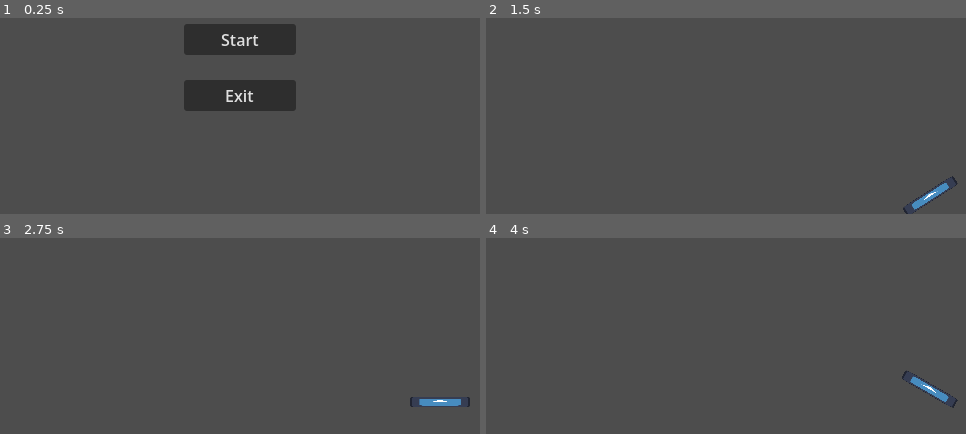
Above: before the commit, frames 1-4 (two rows, left to right).
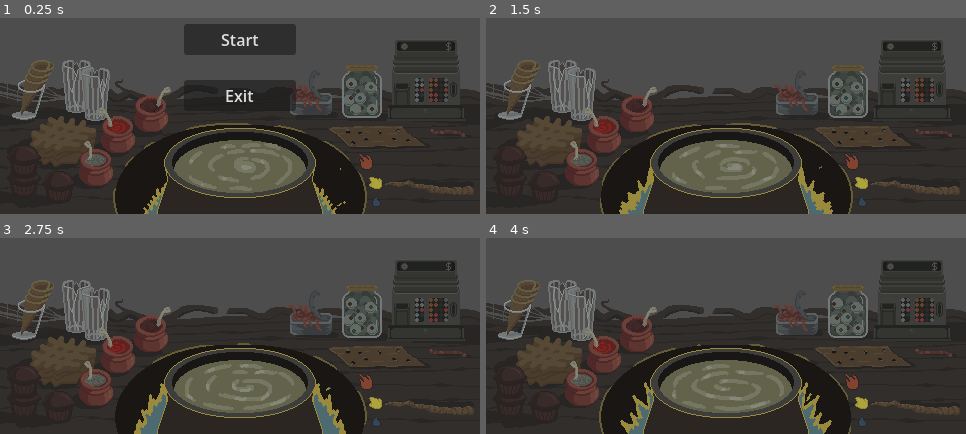
Above: after the commit, the same moments.

Repository: KiberDimon/OurTvorenie
Game: Godot game, scene res://scenes/main.tscn
Two runs of this game, one before a commit and one after it. Both use one fixed random seed, a clock stepped at 60 frames per second and the inputs below. The engine's default icon, where the game draws it, is replaced by a stand-in: a white triangle on a blue panel in a dark square.
Inputs (mouse positions are in pixels of both pictures, inside the frame that each line leads up to):
- Up to frame 1 (0.25 s): no input
- Up to frame 2 (1.5 s): click "Start" at 0.5 s; click (927, 182) at 1.27 s
- Up to frame 3 (2.75 s): click (441, 414) at 2.02 s
- Up to frame 4 (4 s): click (927, 402) at 2.77 s; move the mouse to (831, 285) at 3.52 s

The runs differ from the first frame. In frame 1, 56% of the frame differs, in the area x 0-100%, y 11-100%; in frame 2, 58%; in frame 3, 58%; in frame 4, 58%.

Commit message:
animation_and_hitbox_ingredients

Diff:
--- a/project.godot
+++ b/project.godot
@@ -30,4 +30,5 @@
 
 [rendering]
 
+textures/canvas_textures/default_texture_filter=0
 rendering_device/driver.windows="d3d12"
--- a/scenes/game_level.tscn
+++ /dev/null
@@ -1,23 +0,0 @@
-[gd_scene format=3 uid="uid://bu6nnecjif58c"]
-
-[ext_resource type="Script" uid="uid://hy1ffqeb8pkn" path="res://scripts/button_of_temp.gd" id="1_h3dka"]
-[ext_resource type="Texture2D" uid="uid://coxfn4vjoty7y" path="res://assets/icon.svg" id="2_6fv2f"]
-
-[node name="GameLevel" type="Node2D" unique_id=765427999]
-
-[node name="Background" type="CanvasLayer" parent="." unique_id=1673047553]
-
-[node name="magicwand" type="Sprite2D" parent="." unique_id=1458985060]
-position = Vector2(466, 238)
-scale = Vector2(0.46875, 0.082031295)
-texture = ExtResource("2_6fv2f")
-offset = Vector2(-55.275, 0)
-
-[node name="ReleOfFire" type="TextureButton" parent="magicwand" unique_id=1054697891]
-offset_left = -121.60004
-offset_top = -85.33333
-offset_right = 10.666626
-offset_bottom = 85.333176
-script = ExtResource("1_h3dka")
-
-[connection signal="pressed" from="magicwand/ReleOfFire" to="magicwand/ReleOfFire" method="_on_pressed"]
--- a/scenes/main.tscn
+++ b/scenes/main.tscn
@@ -1,13 +1,229 @@
 [gd_scene format=3 uid="uid://dbtiih3qvmdr2"]
 
 [ext_resource type="Script" uid="uid://d0pbo6ynaj6gl" path="res://scripts/main.gd" id="1_0wfyh"]
-[ext_resource type="PackedScene" uid="uid://bu6nnecjif58c" path="res://scenes/game_level.tscn" id="1_o5qli"]
+[ext_resource type="Texture2D" uid="uid://cp2quhe2nn2aj" path="res://assets/3 Ледяной котел/Мд анимация стола3.png" id="2_j2jfr"]
+[ext_resource type="Texture2D" uid="uid://dq22ooe7w1rw1" path="res://assets/3 Ледяной котел/Мд анимация стола4.png" id="3_bjg73"]
+[ext_resource type="Texture2D" uid="uid://ctmmi4qhxjjah" path="res://assets/3 Ледяной котел/Мд анимация стола5.png" id="4_bu4jf"]
+[ext_resource type="Texture2D" uid="uid://leuo1x4ma35y" path="res://assets/3 Ледяной котел/Мд анимация стола6.png" id="5_o7ddy"]
+[ext_resource type="Texture2D" uid="uid://cjdmrkl675x17" path="res://assets/3 Ледяной котел/Мд анимация стола7.png" id="6_0loja"]
+[ext_resource type="Texture2D" uid="uid://bfdfa6hdn276g" path="res://assets/3 Ледяной котел/Мд анимация стола8.png" id="7_ids8r"]
+[ext_resource type="Texture2D" uid="uid://jp7x6x0jvpfg" path="res://assets/3 Ледяной котел/Мд анимация стола9.png" id="8_dnhof"]
+[ext_resource type="Texture2D" uid="uid://dpawsp6ft7hvx" path="res://assets/3 Ледяной котел/Мд анимация стола10.png" id="9_1v6qk"]
+[ext_resource type="Texture2D" uid="uid://chvqpvthaj3xw" path="res://assets/3 Ледяной котел/Мд анимация стола11.png" id="10_augu2"]
+[ext_resource type="Texture2D" uid="uid://dk0nuopad6a04" path="res://assets/3 Ледяной котел/Мд анимация стола12.png" id="11_tm6hj"]
+[ext_resource type="Texture2D" uid="uid://dcfieokdnhqiw" path="res://assets/3 Ледяной котел/Мд анимация стола13.png" id="12_kf5aa"]
+[ext_resource type="Texture2D" uid="uid://d2l7wd7sjqd8g" path="res://assets/3 Ледяной котел/Мд анимация стола14.png" id="13_t5ykj"]
+[ext_resource type="Texture2D" uid="uid://bgf6mkbbgd226" path="res://assets/3 Ледяной котел/Мд анимация стола15.png" id="14_e755i"]
+[ext_resource type="Texture2D" uid="uid://cocxf8mc2jgt5" path="res://assets/3 Ледяной котел/Мд анимация стола16.png" id="15_ro3en"]
+[ext_resource type="Texture2D" uid="uid://y22s4tn0c5w7" path="res://assets/3 Ледяной котел/Мд анимация стола17.png" id="16_od4ux"]
+[ext_resource type="Texture2D" uid="uid://cngsd1wcc5uw1" path="res://assets/3 Ледяной котел/Мд анимация стола18.png" id="17_xhfw6"]
+[ext_resource type="Texture2D" uid="uid://dhuchqktopnsu" path="res://assets/1 Горячий котел/Мд анимация стола1.png" id="18_1epgm"]
+[ext_resource type="Texture2D" uid="uid://cir5qjbcm6umg" path="res://assets/1 Горячий котел/Мд анимация стола2.png" id="19_152kg"]
+[ext_resource type="Texture2D" uid="uid://by35650p1qswb" path="res://assets/1 Горячий котел/Мд анимация стола3.png" id="20_r4e17"]
+[ext_resource type="Texture2D" uid="uid://c0v7l1w4v4klb" path="res://assets/1 Горячий котел/Мд анимация стола4.png" id="21_y57op"]
+[ext_resource type="Texture2D" uid="uid://d252phtsxkpg" path="res://assets/1 Горячий котел/Мд анимация стола5.png" id="22_mlv25"]
+[ext_resource type="Texture2D" uid="uid://bi7gisxrudct8" path="res://assets/1 Горячий котел/Мд анимация стола6.png" id="23_a82wo"]
+[ext_resource type="Texture2D" uid="uid://c17882e6s5by6" path="res://assets/1 Горячий котел/Мд анимация стола7.png" id="24_gdvew"]
+[ext_resource type="Texture2D" uid="uid://bsuc8jtshllae" path="res://assets/1 Горячий котел/Мд анимация стола8.png" id="25_kjtvk"]
+[ext_resource type="Texture2D" uid="uid://dpowe6xsn8yy5" path="res://assets/1 Горячий котел/Мд анимация стола9.png" id="26_xrs0c"]
+[ext_resource type="Texture2D" uid="uid://dxrq8hu61jdcd" path="res://assets/1 Горячий котел/Мд анимация стола10.png" id="27_xljpf"]
+[ext_resource type="Texture2D" uid="uid://dpln6nbcb0ekn" path="res://assets/1 Горячий котел/Мд анимация стола11.png" id="28_j4bwh"]
+[ext_resource type="Texture2D" uid="uid://cu30gk4cajtnl" path="res://assets/1 Горячий котел/Мд анимация стола12.png" id="29_ksmap"]
+[ext_resource type="Texture2D" uid="uid://boi8inbyibfew" path="res://assets/1 Горячий котел/Мд анимация стола13.png" id="30_ygd8o"]
+[ext_resource type="Texture2D" uid="uid://b7l6xjodmqded" path="res://assets/1 Горячий котел/Мд анимация стола14.png" id="31_2s0kr"]
+[ext_resource type="Texture2D" uid="uid://bve1nu54722s2" path="res://assets/1 Горячий котел/Мд анимация стола15.png" id="32_xaipn"]
+[ext_resource type="Texture2D" uid="uid://c0ctdw1gc4ult" path="res://assets/1 Горячий котел/Мд анимация стола16.png" id="33_ndrjj"]
+[ext_resource type="Texture2D" uid="uid://bgudt78c0f6ec" path="res://assets/2 Средний котел/Мд анимация стола2.png" id="34_ih3m7"]
+[ext_resource type="Texture2D" uid="uid://dogm30in0gaq5" path="res://assets/2 Средний котел/Мд анимация стола3.png" id="35_11yus"]
+[ext_resource type="Texture2D" uid="uid://bca862nw0spf0" path="res://assets/2 Средний котел/Мд анимация стола4.png" id="36_b6ruc"]
+[ext_resource type="Texture2D" uid="uid://h2jabs13elh5" path="res://assets/2 Средний котел/Мд анимация стола5.png" id="37_155or"]
+[ext_resource type="Texture2D" uid="uid://dd3tqg1maiq3d" path="res://assets/2 Средний котел/Мд анимация стола6.png" id="38_vtx2l"]
+[ext_resource type="Texture2D" uid="uid://bxlbrmmfmr35q" path="res://assets/2 Средний котел/Мд анимация стола7.png" id="39_63lxy"]
+[ext_resource type="Texture2D" uid="uid://cw7gwus0x52ce" path="res://assets/2 Средний котел/Мд анимация стола8.png" id="40_fjhjs"]
+[ext_resource type="Texture2D" uid="uid://bk23lml52vlq0" path="res://assets/2 Средний котел/Мд анимация стола9.png" id="41_bfu41"]
+[ext_resource type="Texture2D" uid="uid://dodqmjprampa1" path="res://assets/2 Средний котел/Мд анимация стола10.png" id="42_r4ag1"]
+[ext_resource type="Texture2D" uid="uid://5g4lus0j08cx" path="res://assets/2 Средний котел/Мд анимация стола11.png" id="43_v0wtd"]
+[ext_resource type="Texture2D" uid="uid://cc0s5cg6ldepp" path="res://assets/2 Средний котел/Мд анимация стола12.png" id="44_sgvw8"]
+[ext_resource type="Texture2D" uid="uid://ceq25l5i0d4ae" path="res://assets/2 Средний котел/Мд анимация стола13.png" id="45_6nfnn"]
+[ext_resource type="Texture2D" uid="uid://dnmqqxkoqqsrj" path="res://assets/2 Средний котел/Мд анимация стола14.png" id="46_4ue30"]
+[ext_resource type="Texture2D" uid="uid://byp3loop1jjlg" path="res://assets/2 Средний котел/Мд анимация стола15.png" id="47_k42av"]
+[ext_resource type="Texture2D" uid="uid://bqlbgl0i1ipb0" path="res://assets/2 Средний котел/Мд анимация стола16.png" id="48_gr8w0"]
+[ext_resource type="Texture2D" uid="uid://d4knm1gp51vuq" path="res://assets/2 Средний котел/Мд анимация стола17.png" id="49_673bd"]
+[ext_resource type="Script" uid="uid://cfvc8p0oldf3t" path="res://scripts/table.gd" id="50_akjxb"]
+[ext_resource type="PackedScene" uid="uid://bsy6hckwvqxh0" path="res://scenes/main_ui.tscn" id="51_bjg73"]
+
+[sub_resource type="SpriteFrames" id="SpriteFrames_vrx01"]
+animations = [{
+"frames": [{
+"duration": 1.0,
+"texture": ExtResource("2_j2jfr")
+}, {
+"duration": 1.0,
+"texture": ExtResource("3_bjg73")
+}, {
+"duration": 1.0,
+"texture": ExtResource("4_bu4jf")
+}, {
+"duration": 1.0,
+"texture": ExtResource("5_o7ddy")
+}, {
+"duration": 1.0,
+"texture": ExtResource("6_0loja")
+}, {
+"duration": 1.0,
+"texture": ExtResource("7_ids8r")
+}, {
+"duration": 1.0,
+"texture": ExtResource("8_dnhof")
+}, {
+"duration": 1.0,
+"texture": ExtResource("9_1v6qk")
+}, {
+"duration": 1.0,
+"texture": ExtResource("10_augu2")
+}, {
+"duration": 1.0,
+"texture": ExtResource("11_tm6hj")
+}, {
+"duration": 1.0,
+"texture": ExtResource("12_kf5aa")
+}, {
+"duration": 1.0,
+"texture": ExtResource("13_t5ykj")
+}, {
+"duration": 1.0,
+"texture": ExtResource("14_e755i")
+}, {
+"duration": 1.0,
+"texture": ExtResource("15_ro3en")
+}, {
+"duration": 1.0,
+"texture": ExtResource("16_od4ux")
+}, {
+"duration": 1.0,
+"texture": ExtResource("17_xhfw6")
+}],
+"loop": true,
+"name": &"cold",
+"speed": 12.0
+}, {
+"frames": [{
+"duration": 1.0,
+"texture": ExtResource("18_1epgm")
+}, {
+"duration": 1.0,
+"texture": ExtResource("19_152kg")
+}, {
+"duration": 1.0,
+"texture": ExtResource("20_r4e17")
+}, {
+"duration": 1.0,
+"texture": ExtResource("21_y57op")
+}, {
+"duration": 1.0,
+"texture": ExtResource("22_mlv25")
+}, {
+"duration": 1.0,
+"texture": ExtResource("23_a82wo")
+}, {
+"duration": 1.0,
+"texture": ExtResource("24_gdvew")
+}, {
+"duration": 1.0,
+"texture": ExtResource("25_kjtvk")
+}, {
+"duration": 1.0,
+"texture": ExtResource("26_xrs0c")
+}, {
+"duration": 1.0,
+"texture": ExtResource("27_xljpf")
+}, {
+"duration": 1.0,
+"texture": ExtResource("28_j4bwh")
+}, {
+"duration": 1.0,
+"texture": ExtResource("29_ksmap")
+}, {
+"duration": 1.0,
+"texture": ExtResource("30_ygd8o")
+}, {
+"duration": 1.0,
+"texture": ExtResource("31_2s0kr")
+}, {
+"duration": 1.0,
+"texture": ExtResource("32_xaipn")
+}, {
+"duration": 1.0,
+"texture": ExtResource("33_ndrjj")
+}],
+"loop": true,
+"name": &"hot",
+"speed": 12.0
+}, {
+"frames": [{
+"duration": 1.0,
+"texture": ExtResource("34_ih3m7")
+}, {
+"duration": 1.0,
+"texture": ExtResource("35_11yus")
+}, {
+"duration": 1.0,
+"texture": ExtResource("36_b6ruc")
+}, {
+"duration": 1.0,
+"texture": ExtResource("37_155or")
+}, {
+"duration": 1.0,
+"texture": ExtResource("38_vtx2l")
+}, {
+"duration": 1.0,
+"texture": ExtResource("39_63lxy")
+}, {
+"duration": 1.0,
+"texture": ExtResource("40_fjhjs")
+}, {
+"duration": 1.0,
+"texture": ExtResource("41_bfu41")
+}, {
+"duration": 1.0,
+"texture": ExtResource("42_r4ag1")
+}, {
+"duration": 1.0,
+"texture": ExtResource("43_v0wtd")
+}, {
+"duration": 1.0,
+"texture": ExtResource("44_sgvw8")
+}, {
+"duration": 1.0,
+"texture": ExtResource("45_6nfnn")
+}, {
+"duration": 1.0,
+"texture": ExtResource("46_4ue30")
+}, {
+"duration": 1.0,
+"texture": ExtResource("47_k42av")
+}, {
+"duration": 1.0,
+"texture": ExtResource("48_gr8w0")
+}, {
+"duration": 1.0,
+"texture": ExtResource("49_673bd")
+}],
+"loop": true,
+"name": &"medium",
+"speed": 12.0
+}]
 
 [node name="Main" type="Node2D" unique_id=1865117869]
 script = ExtResource("1_0wfyh")
 
-[node name="GameLevel" parent="." unique_id=765427999 instance=ExtResource("1_o5qli")]
-visible = false
+[node name="Table" type="AnimatedSprite2D" parent="." unique_id=1515120844]
+position = Vector2(240, 135)
+sprite_frames = SubResource("SpriteFrames_vrx01")
+animation = &"cold"
+frame = 12
+frame_progress = 0.43362924
+script = ExtResource("50_akjxb")
 
 [node name="Menu" type="Control" parent="." unique_id=739919620]
 layout_mode = 3
@@ -31,4 +247,6 @@
 offset_bottom = 167.0
 text = "Exit"
 
+[node name="MainUI" parent="." unique_id=1500070565 instance=ExtResource("51_bjg73")]
+
 [connection signal="pressed" from="Menu/Start" to="." method="_on_start_pressed"]
--- a/scenes/main_ui.tscn
+++ b/scenes/main_ui.tscn
@@ -3,12 +3,17 @@
 [ext_resource type="Script" uid="uid://b26f8h7bhyy3m" path="res://scripts/main_ui.gd" id="1_r8eje"]
 [ext_resource type="Script" uid="uid://dtg633bapwlsv" path="res://scripts/cauldron.gd" id="2_i1gbh"]
 [ext_resource type="Resource" uid="uid://dnqynwy6kba1f" path="res://resources/ingredients/topping/eye_topping.tres" id="2_j6a7c"]
+[ext_resource type="Texture2D" uid="uid://dogm30in0gaq5" path="res://assets/2 Средний котел/Мд анимация стола3.png" id="2_rbpqj"]
 [ext_resource type="Resource" uid="uid://ouenind7kr8c" path="res://resources/ingredients/cream/mud_cream.tres" id="3_scoti"]
 [ext_resource type="Resource" uid="uid://bq28vpp5ert15" path="res://resources/ingredients/base/muffin_base.tres" id="4_i1gbh"]
 [ext_resource type="Resource" uid="uid://d2nfvcckhbp1v" path="res://resources/ingredients/base/cornet_base.tres" id="5_bn1ek"]
+[ext_resource type="Resource" uid="uid://cmqodu2axiigi" path="res://resources/ingredients/topping/worm_topping.tres" id="7_4yyl0"]
 [ext_resource type="Resource" uid="uid://bxfc4kigpgbhc" path="res://resources/ingredients/base/cocktail_base.tres" id="7_eb3wa"]
+[ext_resource type="Resource" uid="uid://c6egtfrev1eo0" path="res://resources/ingredients/topping/fly_topping.tres" id="8_wn4yt"]
+[ext_resource type="Resource" uid="uid://c1csr75axlrrq" path="res://resources/ingredients/cream/blood_cream.tres" id="10_32s7f"]
 [ext_resource type="Script" uid="uid://bc0q8vyjg4nnf" path="res://scripts/queue_manager.gd" id="10_82kx8"]
 [ext_resource type="PackedScene" uid="uid://b63ia4ah2tngg" path="res://scenes/ingredient_card.tscn" id="10_r0apq"]
+[ext_resource type="Resource" uid="uid://ddcr68lor2b18" path="res://resources/ingredients/cream/mold_cream.tres" id="11_26nsp"]
 [ext_resource type="PackedScene" uid="uid://c0tvswio13s16" path="res://scenes/guest_slot.tscn" id="11_j03cv"]
 [ext_resource type="Script" uid="uid://8hxo61u7kwkr" path="res://scripts/guest_pool.gd" id="11_jnl7h"]
 [ext_resource type="Texture2D" uid="uid://coxfn4vjoty7y" path="res://assets/icon.svg" id="11_r0apq"]
@@ -16,6 +21,7 @@
 [ext_resource type="Resource" uid="uid://csm6ok0fww6ea" path="res://resources/guests/rider.tres" id="13_j03cv"]
 [ext_resource type="Resource" uid="uid://6lcj56u7ajar" path="res://resources/guests/arahno.tres" id="14_rbpqj"]
 [ext_resource type="Resource" uid="uid://d0x4iarce7skw" path="res://resources/guests/lurker.tres" id="15_eigca"]
+[ext_resource type="Resource" uid="uid://b7lsv3jtrhxgs" path="res://resources/ingredients/base/waffle_base.tres" id="15_wn4yt"]
 [ext_resource type="Resource" uid="uid://108cqji8i2p0" path="res://resources/guests/zombie.tres" id="16_tshsl"]
 [ext_resource type="Resource" uid="uid://0bvn2q0byoxn" path="res://resources/guests/shkelet.tres" id="17_1t7kk"]
 
@@ -28,6 +34,11 @@
 grow_vertical = 2
 script = ExtResource("1_r8eje")
 
+[node name="tabl" type="Sprite2D" parent="." unique_id=639964491]
+visible = false
+position = Vector2(240, 135)
+texture = ExtResource("2_rbpqj")
+
 [node name="Tray" type="Control" parent="." unique_id=1960852670]
 anchors_preset = 0
 offset_left = 346.0
@@ -37,13 +48,15 @@
 
 [node name="Cauldron" type="Control" parent="." unique_id=1331123795]
 anchors_preset = 0
-offset_left = 404.0
-offset_top = 269.0
-offset_right = 444.0
-offset_bottom = 309.0
+offset_left = 174.0
+offset_top = 188.0
+offset_right = 214.0
+offset_bottom = 228.0
+scale = Vector2(3.2849627, 1.6378204)
 script = ExtResource("2_i1gbh")
 
 [node name="TextureRect" type="TextureRect" parent="Cauldron" unique_id=1183088268]
+visible = false
 layout_mode = 0
 offset_left = -108.0
 offset_top = -130.0
@@ -64,18 +77,21 @@
 offset_bottom = 40.0
 
 [node name="EyeTopping" parent="IngredientList/ToppingCards" unique_id=336169828 instance=ExtResource("10_r0apq")]
+custom_minimum_size = Vector2(40, 30)
 layout_mode = 1
 anchors_preset = -1
-anchor_left = 0.1
-anchor_top = 4.275
-anchor_right = 0.1
-anchor_bottom = 4.275
+anchor_left = 8.724999
+anchor_top = 1.9500002
+anchor_right = 9.724999
+anchor_bottom = 2.7000003
 offset_right = 0.0
 offset_bottom = 0.0
+scale = Vector2(1.09747, 1.8049072)
 ingredient = ExtResource("2_j6a7c")
 metadata/_edit_use_anchors_ = true
 
 [node name="TextureRect" type="TextureRect" parent="IngredientList/ToppingCards/EyeTopping" unique_id=419315689]
+visible = false
 layout_mode = 0
 offset_left = 166.0
 offset_top = -91.0
@@ -85,6 +101,24 @@
 texture = ExtResource("11_r0apq")
 expand_mode = 1
 
+[node name="WormTopping" parent="IngredientList/ToppingCards" unique_id=1288450862 instance=ExtResource("10_r0apq")]
+layout_mode = 0
+offset_left = 296.0
+offset_top = 83.0
+offset_right = 336.0
+offset_bottom = 123.0
+scale = Vector2(1.1739043, 1.1663173)
+ingredient = ExtResource("7_4yyl0")
+
+[node name="FlyTopping" parent="IngredientList/ToppingCards" unique_id=637584190 instance=ExtResource("10_r0apq")]
+layout_mode = 0
+offset_left = 338.0
+offset_top = 137.0
+offset_right = 378.0
+offset_bottom = 177.0
+scale = Vector2(2.3991923, 0.60269725)
+ingredient = ExtResource("8_wn4yt")
+
 [node name="CreamCards" type="Control" parent="IngredientList" unique_id=1625447925]
 anchors_preset = 0
 offset_right = 40.0
@@ -92,13 +126,15 @@
 
 [node name="MudCream" parent="IngredientList/CreamCards" unique_id=172219015 instance=ExtResource("10_r0apq")]
 layout_mode = 0
-offset_left = 37.0
-offset_top = 30.0
-offset_right = 77.0
-offset_bottom = 70.0
+offset_left = 143.0
+offset_top = 109.0
+offset_right = 183.0
+offset_bottom = 149.0
+scale = Vector2(0.85096693, 0.88142914)
 ingredient = ExtResource("3_scoti")
 
 [node name="TextureRect" type="TextureRect" parent="IngredientList/CreamCards/MudCream" unique_id=1768565590]
+visible = false
 layout_mode = 0
 offset_left = 59.0
 offset_top = 58.0
@@ -107,6 +143,24 @@
 texture = ExtResource("11_r0apq")
 expand_mode = 1
 
+[node name="BloodCream" parent="IngredientList/CreamCards" unique_id=1672085639 instance=ExtResource("10_r0apq")]
+layout_mode = 0
+offset_left = 112.00001
+offset_top = 130.0
+offset_right = 152.0
+offset_bottom = 170.0
+scale = Vector2(0.8446563, 0.87727886)
+ingredient = ExtResource("10_32s7f")
+
+[node name="MoldCream" parent="IngredientList/CreamCards" unique_id=1072872274 instance=ExtResource("10_r0apq")]
+layout_mode = 0
+offset_left = 89.0
+offset_top = 164.0
+offset_right = 129.0
+offset_bottom = 204.0
+scale = Vector2(0.81265706, 0.893126)
+ingredient = ExtResource("11_26nsp")
+
 [node name="BaseCards" type="Control" parent="IngredientList" unique_id=1027731840]
 anchors_preset = 0
 offset_right = 40.0
@@ -114,13 +168,15 @@
 
 [node name="MuffinBase" parent="IngredientList/BaseCards" unique_id=414454154 instance=ExtResource("10_r0apq")]
 layout_mode = 0
-offset_left = 175.0
-offset_top = 144.0
-offset_right = 215.0
-offset_bottom = 184.0
+offset_left = 16.0
+offset_top = 169.0
+offset_right = 56.0
+offset_bottom = 209.0
+scale = Vector2(1.6019263, 1.1915456)
 ingredient = ExtResource("4_i1gbh")
 
 [node name="TextureRect" type="TextureRect" parent="IngredientList/BaseCards/MuffinBase" unique_id=240757921]
+visible = false
 layout_mode = 0
 offset_left = -156.0
 offset_top = 9.0
@@ -131,9 +187,15 @@
 
 [node name="CocktailBase" parent="IngredientList/BaseCards" unique_id=398732684 instance=ExtResource("10_r0apq")]
 layout_mode = 0
+offset_left = 73.0
+offset_top = 68.00001
+offset_right = 113.0
+offset_bottom = 108.00001
+scale = Vector2(1.1226054, 1.4538015)
 ingredient = ExtResource("7_eb3wa")
 
 [node name="TextureRect" type="TextureRect" parent="IngredientList/BaseCards/CocktailBase" unique_id=1622243172]
+visible = false
 layout_mode = 0
 offset_left = 21.0
 offset_top = 84.0
@@ -144,9 +206,15 @@
 
 [node name="CornetBase" parent="IngredientList/BaseCards" unique_id=1688859407 instance=ExtResource("10_r0apq")]
 layout_mode = 0
+offset_left = 22.0
+offset_top = 74.0
+offset_right = 62.0
+offset_bottom = 114.0
+scale = Vector2(1.0469915, 1.3976116)
 ingredient = ExtResource("5_bn1ek")
 
 [node name="TextureRect" type="TextureRect" parent="IngredientList/BaseCards/CornetBase" unique_id=1712398417]
+visible = false
 layout_mode = 0
 offset_left = 21.0
 offset_top = 211.0
@@ -157,13 +225,15 @@
 
 [node name="WaffleBase" parent="IngredientList/BaseCards" unique_id=1163954026 instance=ExtResource("10_r0apq")]
 layout_mode = 0
-offset_left = 175.0
-offset_top = 144.0
-offset_right = 215.0
-offset_bottom = 184.0
-ingredient = ExtResource("4_i1gbh")
+offset_left = 48.000004
+offset_top = 130.0
+offset_right = 88.0
+offset_bottom = 170.0
+scale = Vector2(1.1653568, 0.7828255)
+ingredient = ExtResource("15_wn4yt")
 
 [node name="TextureRect" type="TextureRect" parent="IngredientList/BaseCards/WaffleBase" unique_id=310053459]
+visible = false
 layout_mode = 0
 offset_left = -159.0
 offset_top = -113.0
@@ -184,6 +254,7 @@
 all_guests = Array[ExtResource("12_rx44x")]([ExtResource("13_j03cv"), ExtResource("14_rbpqj"), ExtResource("15_eigca"), ExtResource("16_tshsl"), ExtResource("17_1t7kk")])
 
 [node name="SlotContainer" type="HBoxContainer" parent="QueueManager" unique_id=600424774]
+visible = false
 layout_mode = 0
 offset_left = 79.0
 offset_top = 2.0
--- a/scripts/cauldron.gd
+++ b/scripts/cauldron.gd
@@ -3,6 +3,7 @@
 
 signal ingredient_added(category: Ingredient.Category)
 signal dessert_ready(result: DessertResult)
+signal base_dropped(base_name: String)
 signal cleared()
 
 var _current: Dictionary = {}  # Category (int) -> Ingredient
@@ -17,7 +18,9 @@
 func _drop_data(at_position: Vector2, data: Variant) -> void:
 	var ingredient: Ingredient = data["ingredient"]
 	_current[ingredient.category] = ingredient
-
+	if ingredient.category == Ingredient.Category.BASE:
+		print("В котел упала основа с ID: ", ingredient.id)
+		base_dropped.emit(ingredient.id)
 	# Сообщаем UI: «категория занята»
 	ingredient_added.emit(ingredient.category)
 
--- a/scripts/main.gd
+++ b/scripts/main.gd
@@ -1,11 +1,14 @@
 extends Node
 
 @onready var menu = $Menu
-@onready var game_level = $GameLevel
+@onready var cauldron = $MainUI/Cauldron
+@onready var table = $Table
+func _ready():
+	cauldron.base_dropped.connect(table.change_fire_mode)
+
 
 func _on_start_pressed():
 	menu.hide()
-	game_level.show()
 
 func _on_exit_pressed():
 	get_tree().quit()
--- /dev/null
+++ b/scripts/table.gd
@@ -0,0 +1,16 @@
+extends AnimatedSprite2D
+func _ready():
+	# При старте игры включаем средний огонь по умолчанию
+	play("medium")
+
+# Эту функцию вызываем, когда игрок закинул основу в котел
+func change_fire_mode(base_name: String):
+
+	match base_name:
+		"cornet_base":
+			play("cold")    # Godot сам начнет крутить цикличную анимацию холода
+		"cocktail_base":
+			play("medium")
+			  # Включается анимация маффина
+		"waffle_base","muffin_base":
+			play("hot")     # Включается максимальный огонь
Binary file added: assets/1 Горячий котел/Мд анимация стола1.png
Not shown, added: assets/1 Горячий котел/Мд анимация стола1.png.import
Binary file added: assets/1 Горячий котел/Мд анимация стола10.png
Not shown, added: assets/1 Горячий котел/Мд анимация стола10.png.import
Binary file added: assets/1 Горячий котел/Мд анимация стола11.png
Not shown, added: assets/1 Горячий котел/Мд анимация стола11.png.import
Binary file added: assets/1 Горячий котел/Мд анимация стола12.png
Not shown, added: assets/1 Горячий котел/Мд анимация стола12.png.import
Binary file added: assets/1 Горячий котел/Мд анимация стола13.png
Not shown, added: assets/1 Горячий котел/Мд анимация стола13.png.import
Binary file added: assets/1 Горячий котел/Мд анимация стола14.png
Not shown, added: assets/1 Горячий котел/Мд анимация стола14.png.import
(and 87 more such lines)
